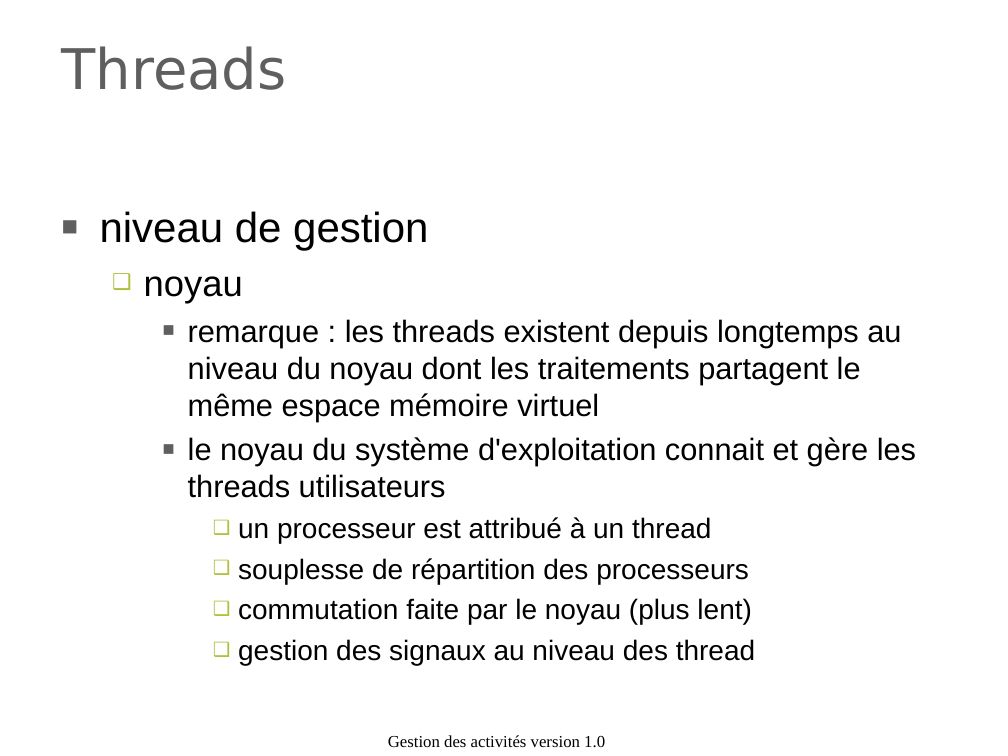
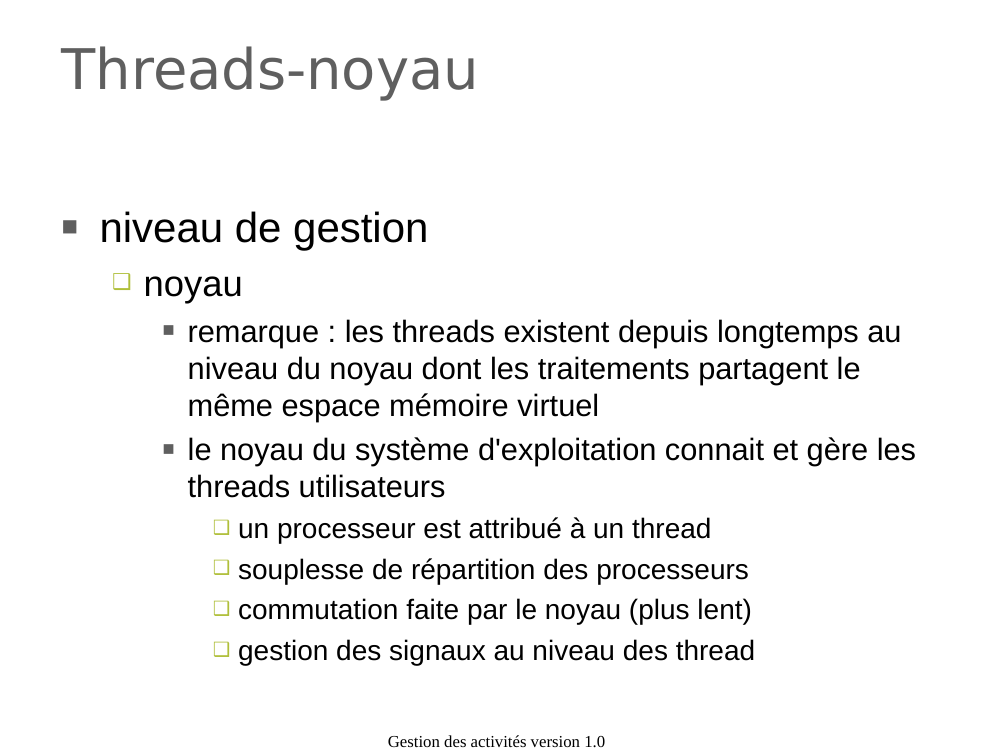
Before and after one commit to duanegris/texts, a slide deck: slide 32 of isi1/slides/6_gestion_des_activites.ppt. Drawn at 1008x756 pixels with LibreOffice and Linux fonts; fonts in the diff are those of the drawing; background and template pictures are left out. Boxes give left, top, right and bottom in pixels: in the first picture for what was removed or moved away, otherwise in the second. Text is boxed around its words. In the diff, an @@ line names an element or a change of style, - is before the commit and + after.

```diff
--- a/isi1/slides/6_gestion_des_activites.ppt
+++ b/isi1/slides/6_gestion_des_activites.ppt
@@ title at bbox=[62, 46, 479, 101]: text changed @@
-Threads
+Threads-noyau
```
Also in this commit, not shown: 3 other slides changed, 3 slides added, 2 slides removed, 1 other file.
